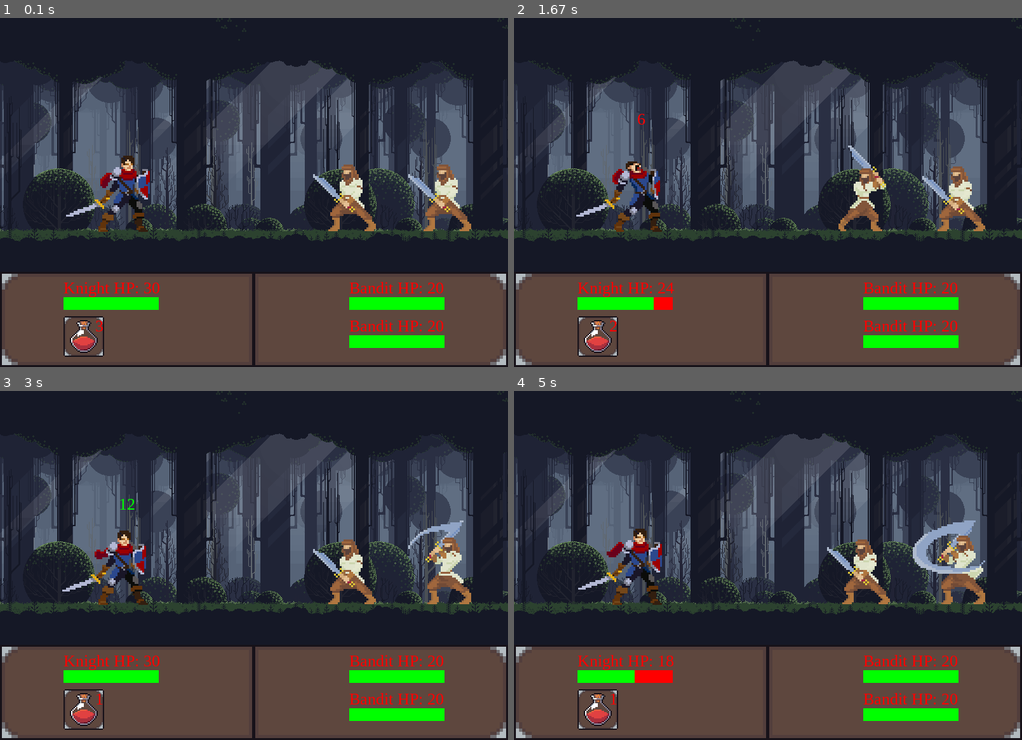
Above: before the commit, frames 1-4 (two rows, left to right).
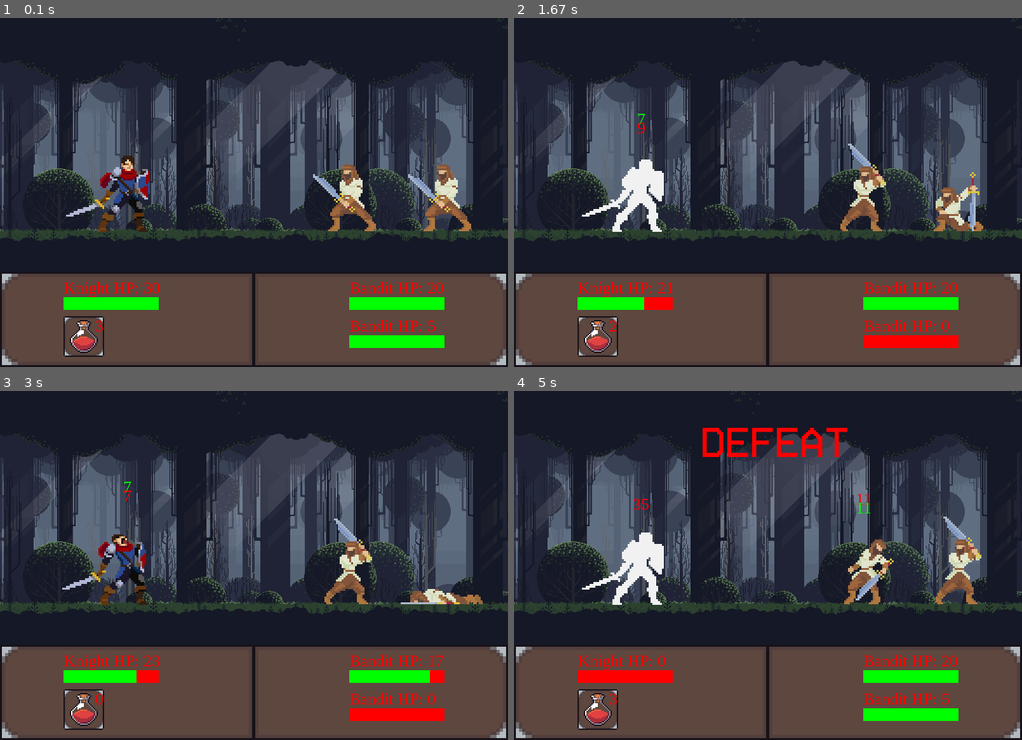
Above: after the commit, the same moments.

Repository: sklvou/Pygame
Game: pygame game, started from Battle/battle.py
The game is run twice, just before and just after one commit, with the same random seed, the same clock (stepped at 60 frames per second) and the same inputs.
Inputs:
- Up to frame 1 (0.1 s): no input
- Up to frame 2 (1.67 s): no input
- Up to frame 3 (3 s): no input
- Up to frame 4 (5 s): no input

The runs differ from the first frame. In frame 1, less than 0.1% of the frame differs, in the area x 84-88%, y 86-90%; in frame 2, 3.9%; in frame 3, 4.6%; in frame 4, 5.6%, in the area x 12-93%, y 10-90%.

Commit message:
ダメージに乱数加

Diff:
--- a/Battle/battle.py
+++ b/Battle/battle.py
@@ -3,11 +3,12 @@
 import button
 import time
 import numpy as np
+import sys
 
 pygame.init()
 
 clock = pygame.time.Clock()
-fps = 600
+fps = 120
 
 #game window
 bottom_panel = 150
@@ -22,7 +23,7 @@
 current_fighter = 1
 total_fighters = 3
 action_cooldown = 0
-action_wait_time = 90
+action_wait_time = 15
 attack = False
 potion = False
 potion_effect = 15
@@ -150,9 +151,9 @@
 
 	def attack(self, target):
 		#deal damage to enemy
-		# rand = random.randint(-5, 5)
-		#damage = self.strength + rand
-		damage = self.strength
+		rand = random.randint(-2, 2)
+		damage = self.strength + rand
+		# damage = self.strength
 		target.hp -= damage
 		#run enemy hurt animation
 		target.hurt()
@@ -236,8 +237,8 @@
 
 # x, y, name, max_hp, strength, potions
 knight = Fighter(200, 260, 'Knight', 30, 10, 3)
-bandit1 = Fighter(550, 270, 'Bandit', 20, 6, 1)
-bandit2 = Fighter(700, 270, 'Bandit', 20, 6, 1)
+bandit1 = Fighter(550, 270, 'Bandit', 20, 8, 1)
+bandit2 = Fighter(700, 270, 'Bandit', 5, 35, 1)
 
 bandit_list = []
 bandit_list.append(bandit1)
@@ -301,7 +302,7 @@
 alpha = 0.5  # Learning rate
 gamma = 0.95  # Discount factor
 epsilon = 0.1  # Exploration rate
-num_episodes = 3  # Number of games to play
+num_episodes = 50  # Number of games to play
 
 # Main loop for Q-learning
 for episode in range(num_episodes):
@@ -470,6 +471,7 @@
 		for event in pygame.event.get():
 			if event.type == pygame.QUIT:
 				run = False
+				sys.exit()
 			if event.type == pygame.MOUSEBUTTONDOWN:
 				clicked = True
 			else:
@@ -484,4 +486,5 @@
 		G = gamma * G + reward
 		Q_table[states[t], actions[t]] = (1 - alpha) * Q_table[states[t], actions[t]] + alpha * G
 
+#time.sleep(5)
 pygame.quit()
Binary file changed: Battle/img/Icons/victory.png
Binary file added: Battle/img/Icons/victory0.png
